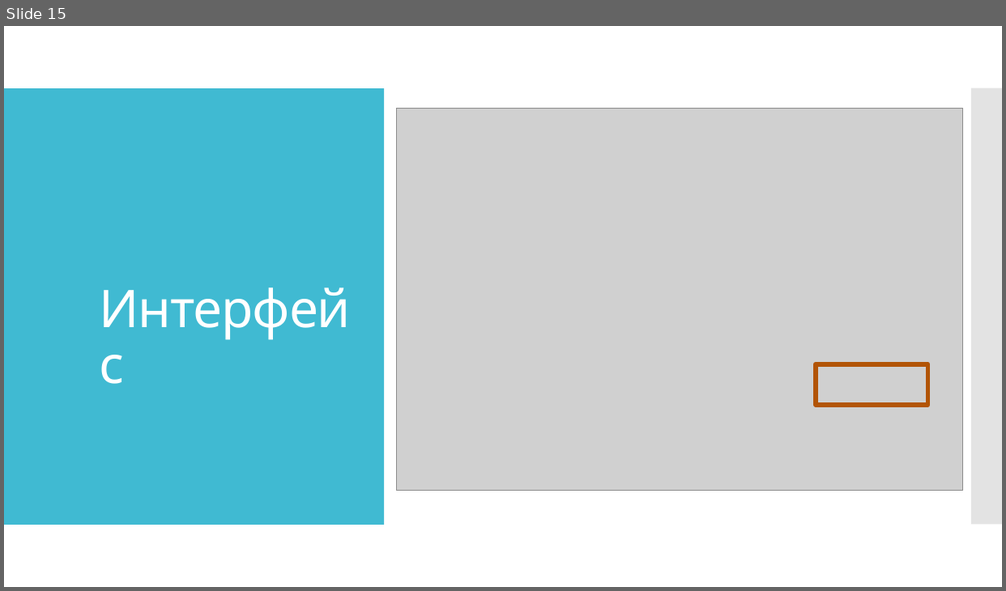
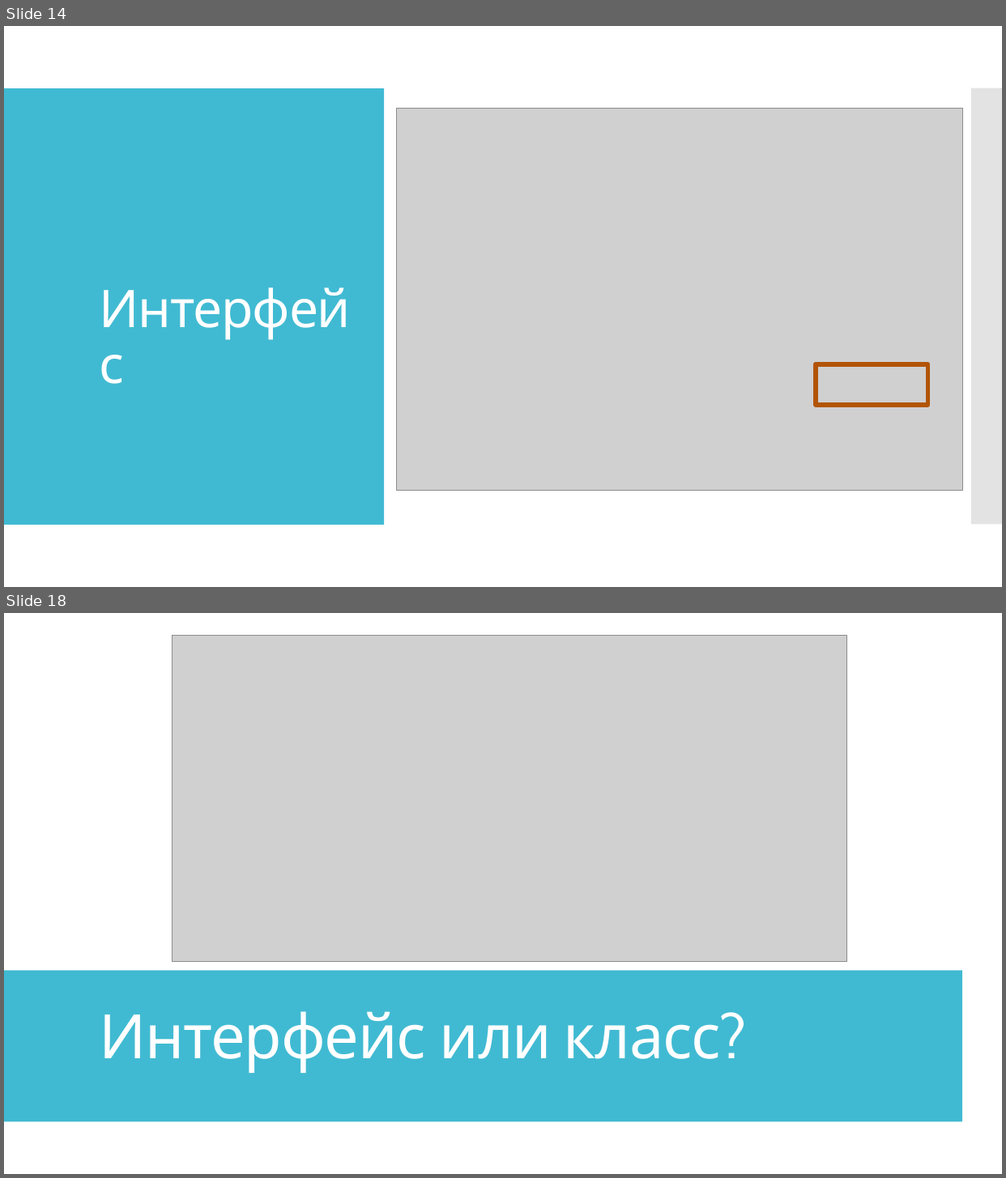
Before and after one commit to IriEfremova/LessonsCube, a slide deck: Samsung/Lesson15/Log.pptx. Shown one above the other, each under a label of ours: slide 15 before the commit, slides 14 and 18 after it; the slides between them are not shown. The pictures are 1006x591 and 1006x1178 pixels, drawn with LibreOffice and Linux fonts; fonts in the diff are those of the drawing; grey boxes stand for pictures. Boxes give left, top, right and bottom in pixels: in the first picture for what was removed or moved away, otherwise in the second. Text is boxed around its words. In the diff, an @@ line names an element or a change of style, - is before the commit and + after.

```diff
--- a/Samsung/Lesson15/Log.pptx
+++ b/Samsung/Lesson15/Log.pptx
@@ slide 18 added at <box>4,613,1002,1174</box>, background #FFFFFF; not listed: 2 template elements that a slide beside it also shows @@
@@ rectangle added at <box>4,613,1002,1174</box>, fill #FFFFFF @@
@@ picture added at <box>172,636,847,961</box> @@
@@ rectangle added at <box>4,971,962,1122</box>, fill #40BAD2 @@
@@ title added at <box>99,1012,721,1073</box>, 59 pt, text #FFFFFF @@
+Интерфейс или класс?
@@ what was slide 15 is now slide 14 @@
```
Also in this commit, not shown: 2 slides changed, 3 other slides added, 4 other files.
